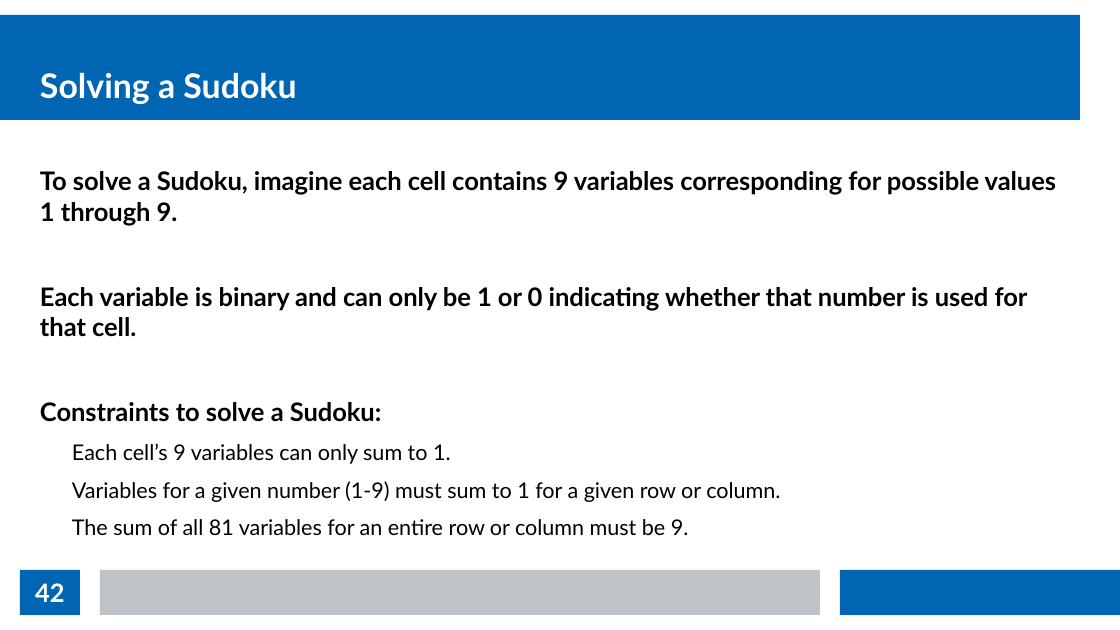
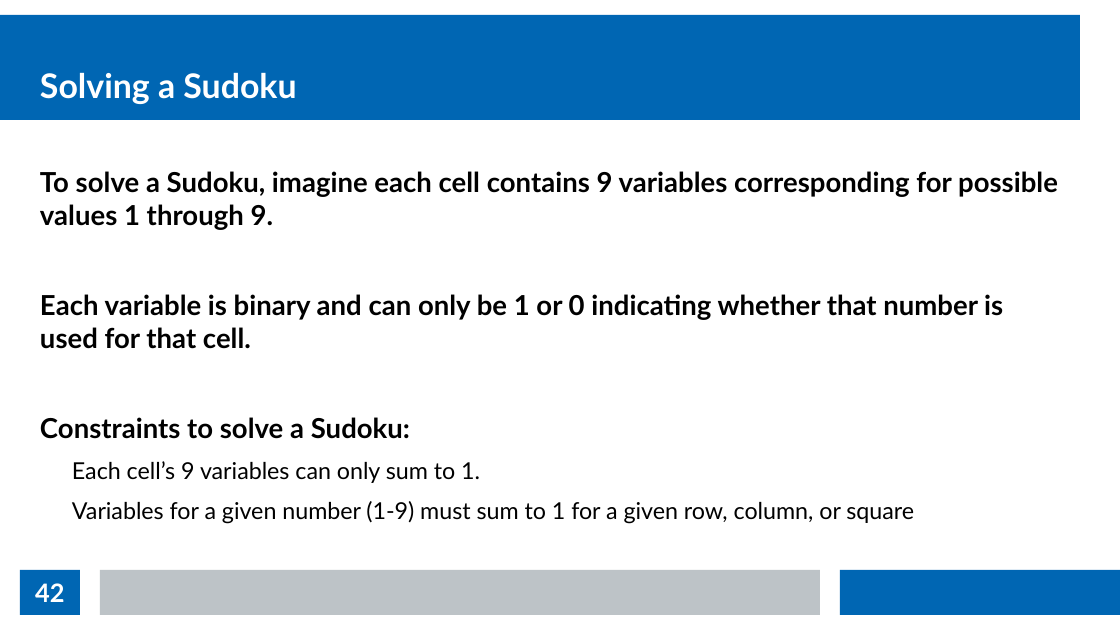
Before and after one commit to thomasnield/kotlin_data_science_talk_ChicagoJUG, a slide deck: slide 42 of kotlin_data_science_talk_chijug_slides.odp. Drawn at 1120x630 pixels with LibreOffice and Linux fonts; fonts in the diff are those of the drawing. Boxes give left, top, right and bottom in pixels: in the first picture for what was removed or moved away, otherwise in the second. Text is boxed around its words. In the diff, an @@ line names an element or a change of style, - is before the commit and + after.

Commit message:
finish sudoku visual

```diff
--- a/kotlin_data_science_talk_chijug_slides.odp
+++ b/kotlin_data_science_talk_chijug_slides.odp
@@ text at (40,171,1058,483): size 18 to 19.5 pt in "To solve a Sudoku, imagine each cell ...", "Each variable is binary and can only ...", "Constraints to solve a Sudoku:"; size 15.3 to 16.5 pt in "Each cell’s 9 variables can only sum ..." @@
@@ text at (72,501,914,524): text changed; size 15.3 to 16.5 pt @@
-  Variables for a given number (1-9) must sum to 1 for a given row or column.
-  The sum of all 81 variables for an entire row or column must be 9.
+  Variables for a given number (1-9) must sum to 1 for a given row, column, or square
```
Also in this commit, not shown: 1 other slide changed, 6 slides added.
